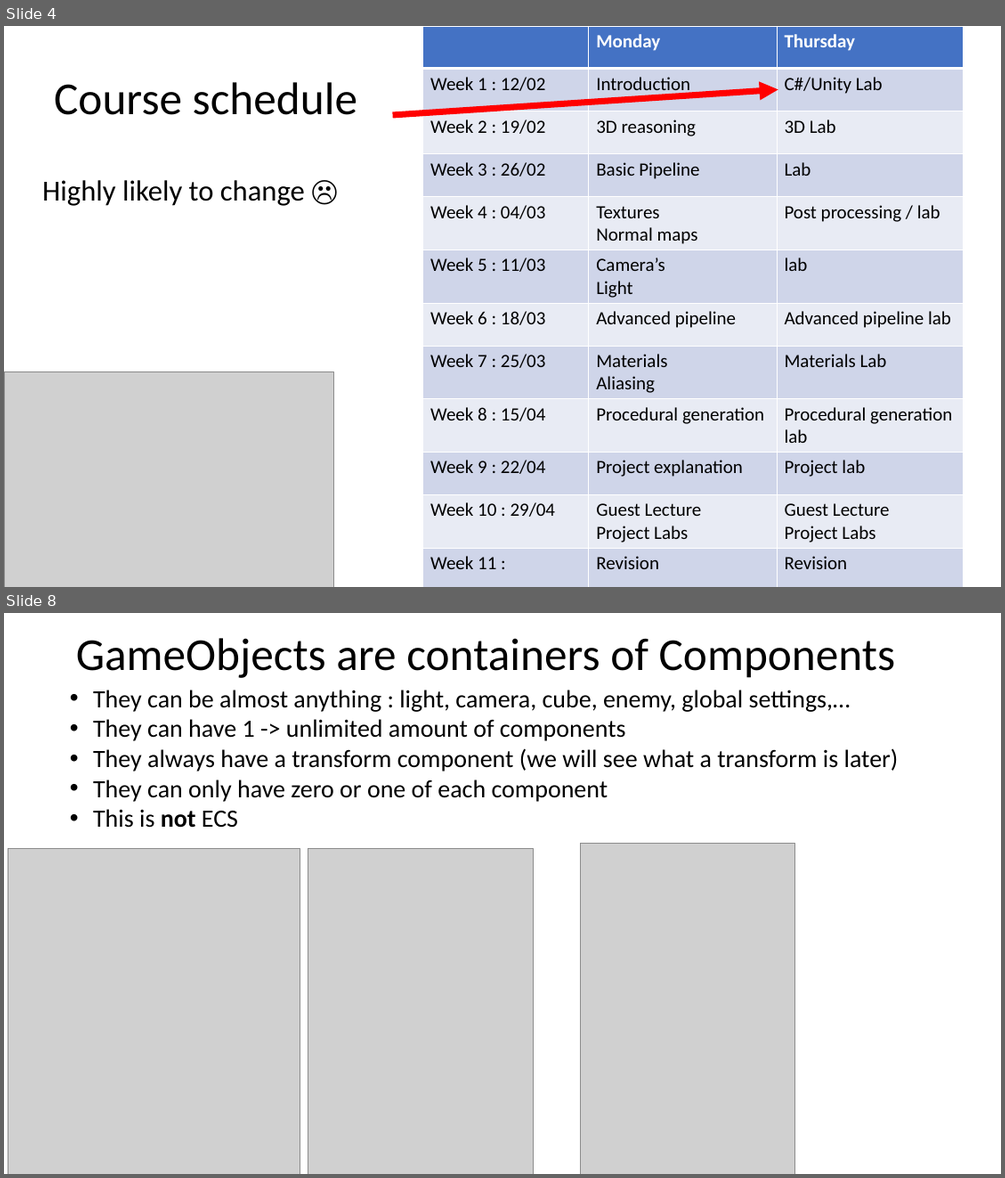
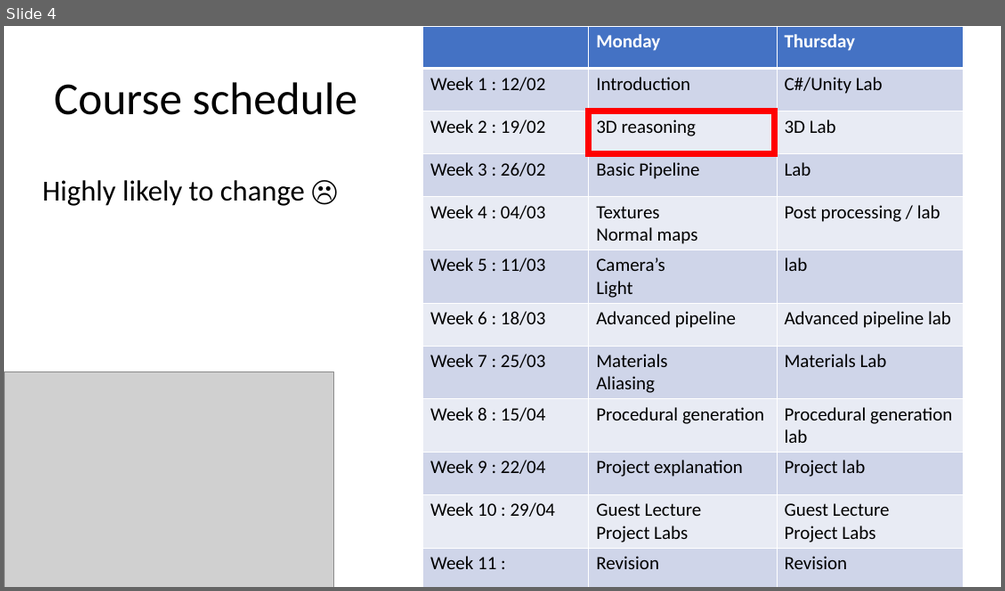
Before and after one commit to harveypekar/3dgraphics, a slide deck: course/3d_slides_w2a.pptx. Shown one above the other, each under a label of ours: slides 4 and 8 before the commit, slide 4 after it; the slides between them are not shown. The pictures are 1005x1178 and 1005x591 pixels, drawn with LibreOffice and Linux fonts; fonts in the diff are those of the drawing; grey boxes stand for pictures. Boxes give left, top, right and bottom in pixels: in the first picture for what was removed or moved away, otherwise in the second. Text is boxed around its words. In the diff, an @@ line names an element or a change of style, - is before the commit and + after.

```diff
--- a/course/3d_slides_w2a.pptx
+++ b/course/3d_slides_w2a.pptx
@@ slide 8 removed at [4, 613, 1001, 1174], background #FFFFFF @@
@@ title removed at [76, 638, 896, 678] @@
-GameObjects are containers of Components
@@ text removed at [93, 690, 898, 827] @@
-• They can be almost anything : light, camera, cube, enemy, global settings,…
-• They can have 1 -> unlimited amount of components
-• They always have a transform component (we will see what a transform is later)
-• They can only have zero or one of each component
-• This is not ECS
@@ picture removed at [8, 849, 299, 1174] @@
@@ picture removed at [308, 849, 534, 1174] @@
@@ picture removed at [581, 844, 795, 1174] @@
@@ slide 4 changed as well @@
@@ arrow removed from (393, 115) to (778, 89) @@
@@ rectangle added at [589, 111, 775, 154], outline #FF0000 6 pt @@
```
Also in this commit, not shown: 1 other slide changed, 57 slides added, 30 other slides removed.
